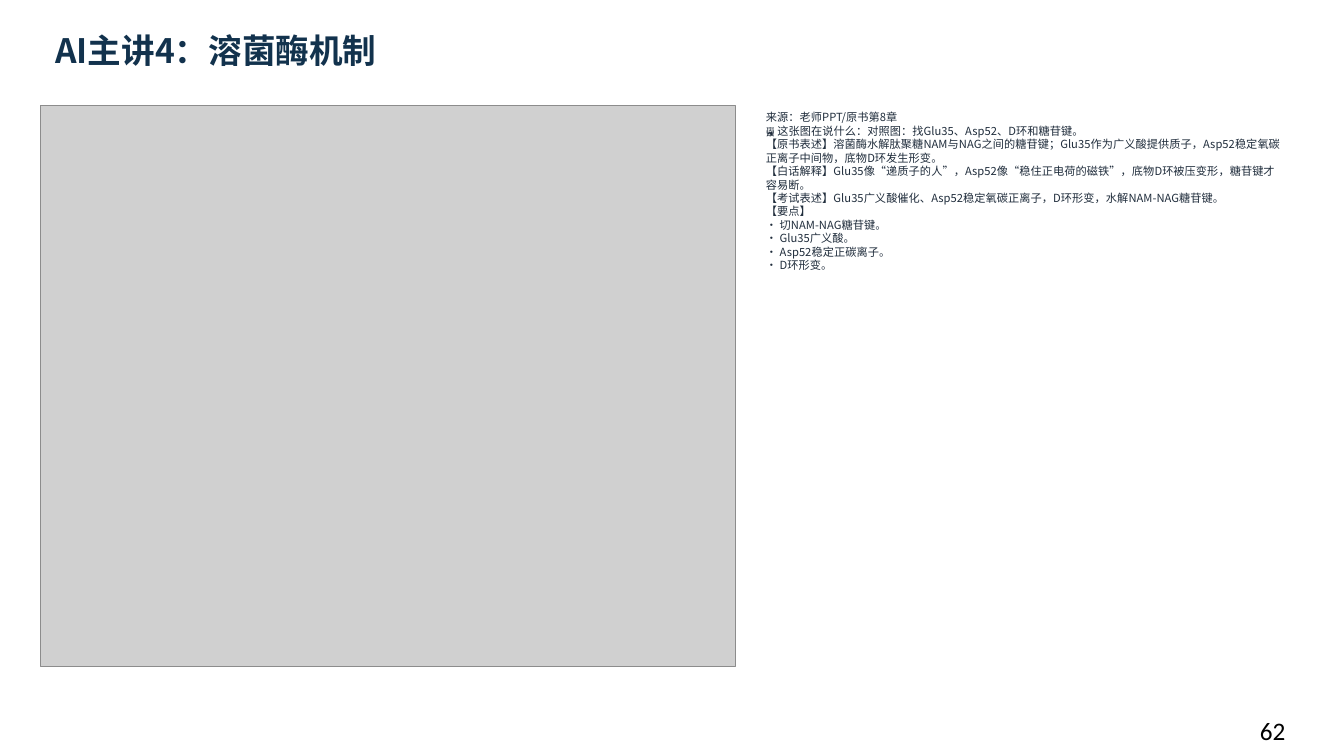
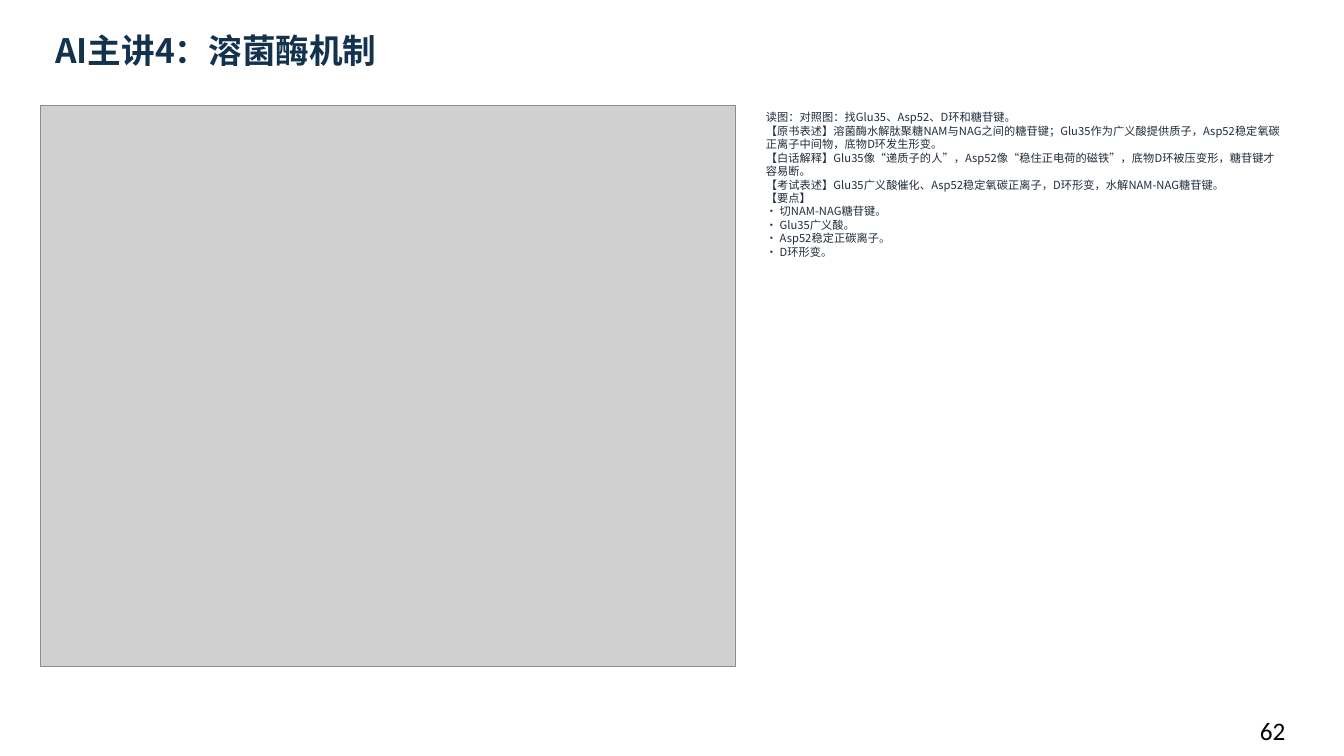
Before and after one commit to newkan-li/Biochemistry, a slide deck: slide 62 of downloads/bc08-ai-style.pptx. Drawn at 1344x756 pixels with LibreOffice and Linux fonts; fonts in the diff are those of the drawing; grey boxes stand for pictures. Boxes give left, top, right and bottom in pixels: in the first picture for what was removed or moved away, otherwise in the second. Text is boxed around its words. In the diff, an @@ line names an element or a change of style, - is before the commit and + after.

Commit message:
bc08补58页老师原页读图讲解:53页缺图注补齐,下载PPT同步;版本20261112cdn

```diff
--- a/downloads/bc08-ai-style.pptx
+++ b/downloads/bc08-ai-style.pptx
@@ text at box(766, 111, 1280, 257): text changed @@
-来源：老师PPT/原书第8章
-🖼 这张图在说什么：对照图：找Glu35、Asp52、D环和糖苷键。
-【原书表述】溶菌酶水解肽聚糖NAM与NAG之间的糖苷键；Glu35作为广义酸提供质子，Asp52稳定氧碳正离子中间物，底物D环发生形变。
-【白话解释】Glu35像“递质子的人”，Asp52像“稳住正电荷的磁铁”，底物D环被压变形，糖苷键才容易断。
-【考试表述】Glu35广义酸催化、Asp52稳定氧碳正离子，D环形变，水解NAM-NAG糖苷键。
-【要点】
-• 切NAM-NAG糖苷键。
-• Glu35广义酸。
-• Asp52稳定正碳离子。
-• D环形变。
+读图：对照图：找Glu35、Asp52、D环和糖苷键。
+【原书表述】溶菌酶水解肽聚糖NAM与NAG之间的糖苷键；Glu35作为广义酸提供质子，Asp52稳定氧碳正离子中间物，底物D环发生形变。
+【白话解释】Glu35像“递质子的人”，Asp52像“稳住正电荷的磁铁”，底物D环被压变形，糖苷键才容易断。
+【考试表述】Glu35广义酸催化、Asp52稳定氧碳正离子，D环形变，水解NAM-NAG糖苷键。
+【要点】
+• 切NAM-NAG糖苷键。
+• Glu35广义酸。
+• Asp52稳定正碳离子。
+• D环形变。
```
Also in this commit, not shown: 107 other slides changed, 6 other files.
